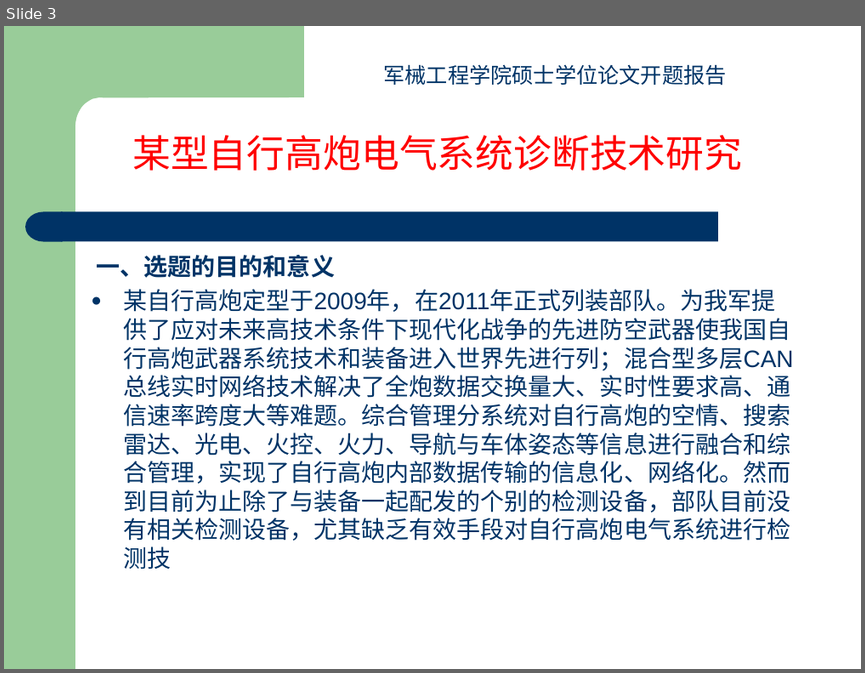
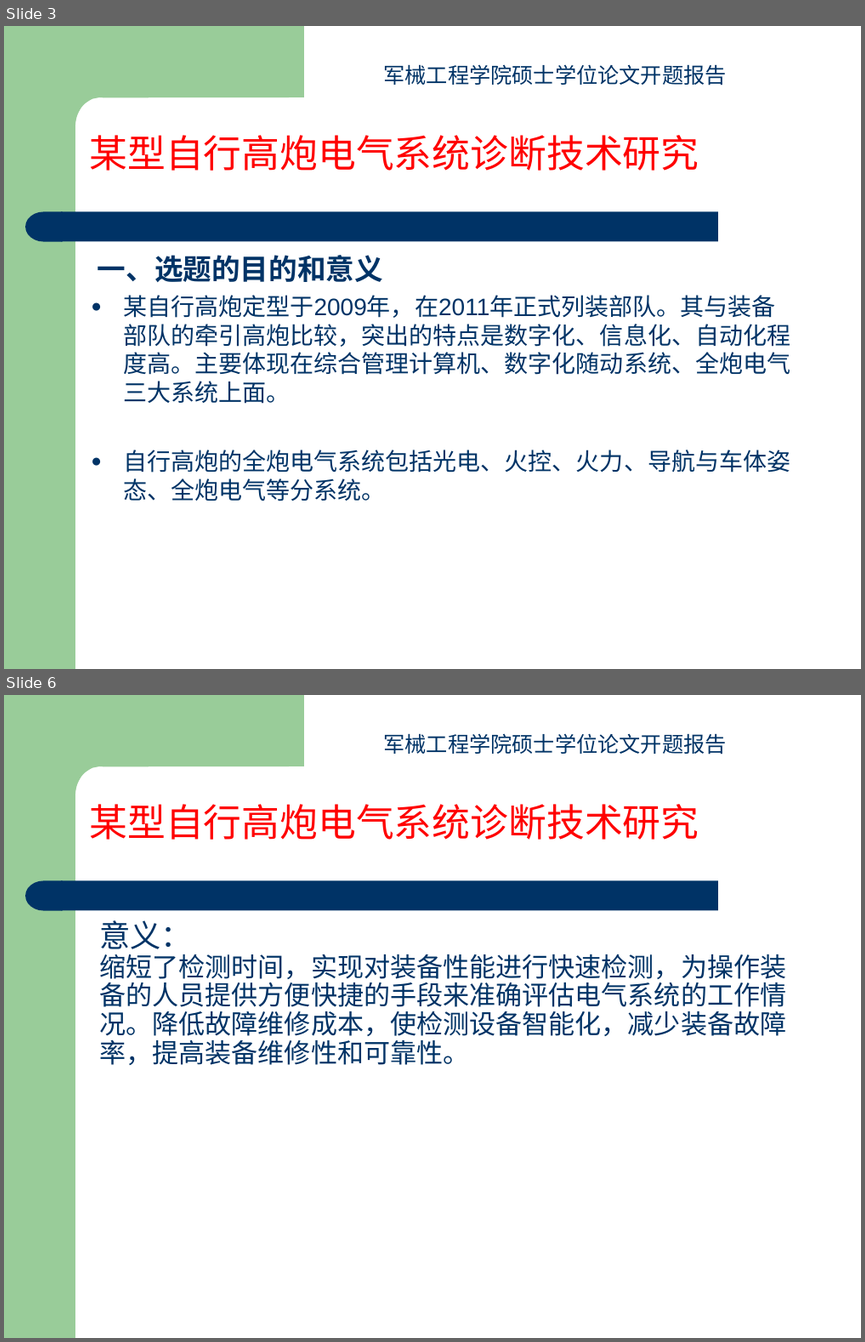
Before and after one commit to yangfan16860/Paper, a slide deck: 开题报告杨帆.ppt. Shown one above the other, each under a label of ours: slide 3 before the commit, slides 3 and 6 after it; the slides between them are not shown. The pictures are 865x673 and 865x1342 pixels, drawn with LibreOffice and Linux fonts; fonts in the diff are those of the drawing. Boxes give left, top, right and bottom in pixels: in the first picture for what was removed or moved away, otherwise in the second. Text is boxed around its words. In the diff, an @@ line names an element or a change of style, - is before the commit and + after.

```diff
--- a/开题报告杨帆.ppt
+++ b/开题报告杨帆.ppt
@@ slide 6 added at (x1=4, y1=695, x2=861, y2=1338), background #FFFFFF; not listed: 4 template elements that a slide beside it also shows @@
@@ text added at (x1=384, y1=733, x2=726, y2=755), 18 pt, text #003366 @@
+军械工程学院硕士学位论文开题报告
@@ text added at (x1=89, y1=804, x2=698, y2=839), 32 pt, text #FF0000 @@
+某型自行高炮电气系统诊断技术研究
@@ text added at (x1=99, y1=920, x2=786, y2=1065), 22.2 pt, text #003366 @@
+意义：
+缩短了检测时间，实现对装备性能进行快速检测，为操作装备的人员提供方便快捷的手段来准确评估电气系统的工作情况。降低故障维修成本，使检测设备智能化，减少装备故障率，提高装备维修性和可靠性。
@@ slide 3 changed as well @@
@@ text "某型自行高炮电气系统诊断技术研究" moved from (x1=132, y1=135, x2=742, y2=170) to (x1=89, y1=135, x2=698, y2=170) @@
@@ text at (x1=98, y1=255, x2=383, y2=282): size 20 to 24 pt in "一、选题的目的和意义"; more space between paragraphs @@
@@ text at (x1=123, y1=295, x2=790, y2=501): text changed @@
-● 某自行高炮定型于2009年，在2011年正式列装部队。为我军提供了应对未来高技术条件下现代化战争的先进防空武器使我国自行高炮武器系统技术和装备进入世界先进行列；混合型多层CAN总线实时网络技术解决了全炮数据交换量大、实时性要求高、通信速率跨度大等难题。综合管理分系统对自行高炮的空情、搜索雷达、光电、火控、火力、导航与车体姿态等信息进行融合和综合管理，实现了自行高炮内部数据传输的信息化、网络化。然而到目前为止除了与装备一起配发的个别的检测设备，部队目前没有相关检测设备，尤其缺乏有效手段对自行高炮电气系统进行检测技
+● 某自行高炮定型于2009年，在2011年正式列装部队。其与装备部队的牵引高炮比较，突出的特点是数字化、信息化、自动化程度高。主要体现在综合管理计算机、数字化随动系统、全炮电气三大系统上面。
+● 自行高炮的全炮电气系统包括光电、火控、火力、导航与车体姿态、全炮电气等分系统。
```
Also in this commit, not shown: 9 other slides changed, 4 other slides added, 2 slides removed, 4 other files.
